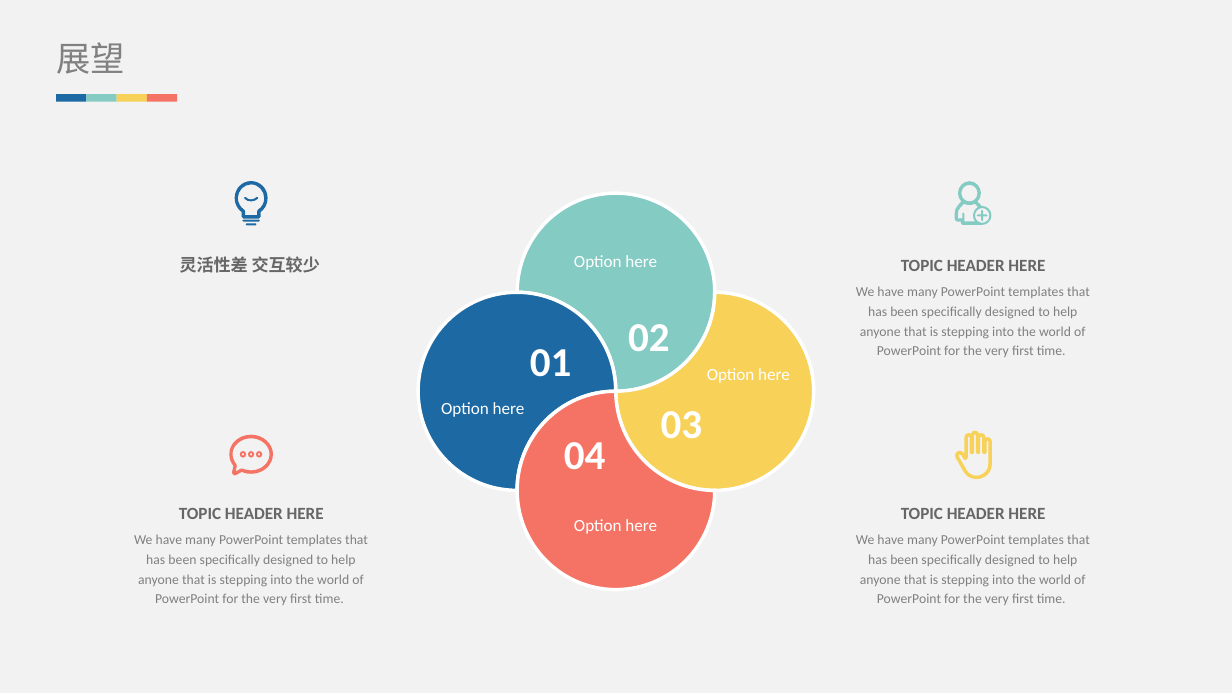
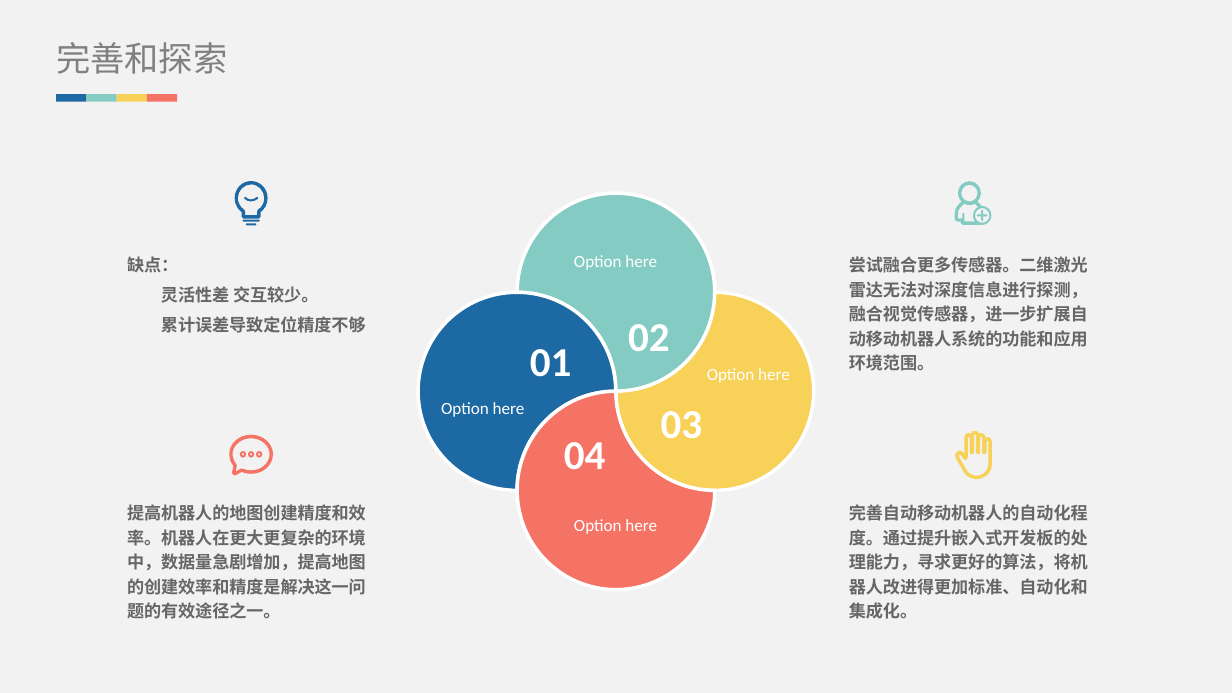
Before and after one commit to Kis-M/lunwen, a slide deck: slide 20 of 毕业答辩.pptx (slide 18 before the commit). Drawn at 1232x693 pixels with LibreOffice and Linux fonts; fonts in the diff are those of the drawing. Boxes give left, top, right and bottom in pixels: in the first picture for what was removed or moved away, otherwise in the second. Text is boxed around its words. In the diff, an @@ line names an element or a change of style, - is before the commit and + after.

```diff
--- a/毕业答辩.pptx
+++ b/毕业答辩.pptx
@@ text at <box>56,42,227,74</box>: text changed @@
-展望
+完善和探索
@@ text at <box>127,256,366,333</box>: text changed @@
-灵活性差 交互较少
+缺点：
+灵活性差 交互较少。
+累计误差导致定位精度不够
@@ text at <box>849,256,1088,371</box>: text changed; size 8 to 10 pt; text colour #808080 to #666666; bold on @@
-TOPIC HEADER HERE
-We have many PowerPoint templates that has been specifically designed to help anyone that is stepping into the world of PowerPoint for the very first time.
+尝试融合更多传感器。二维激光雷达无法对深度信息进行探测，融合视觉传感器，进一步扩展自动移动机器人系统的功能和应用环境范围。
@@ text at <box>127,504,366,619</box>: text changed; size 8 to 10 pt; text colour #808080 to #666666; bold on @@
-TOPIC HEADER HERE
-We have many PowerPoint templates that has been specifically designed to help anyone that is stepping into the world of PowerPoint for the very first time.
+提高机器人的地图创建精度和效率。机器人在更大更复杂的环境中，数据量急剧增加，提高地图的创建效率和精度是解决这一问题的有效途径之一。
@@ text at <box>849,504,1088,619</box>: text changed; size 8 to 10 pt; text colour #808080 to #666666; bold on @@
-TOPIC HEADER HERE
-We have many PowerPoint templates that has been specifically designed to help anyone that is stepping into the world of PowerPoint for the very first time.
+完善自动移动机器人的自动化程度。通过提升嵌入式开发板的处理能力，寻求更好的算法，将机器人改进得更加标准、自动化和集成化。
```
Also in this commit, not shown: 6 other slides changed, 3 slides added, 1 slide removed, 1 other file.
